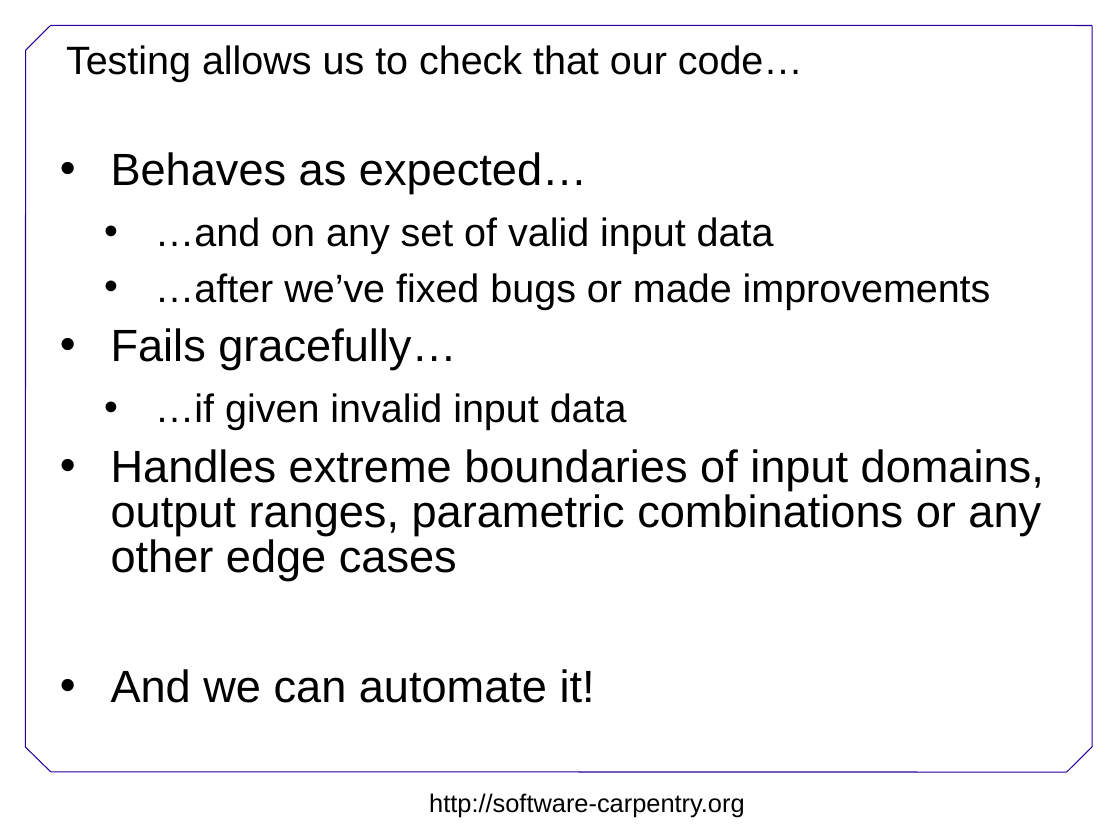
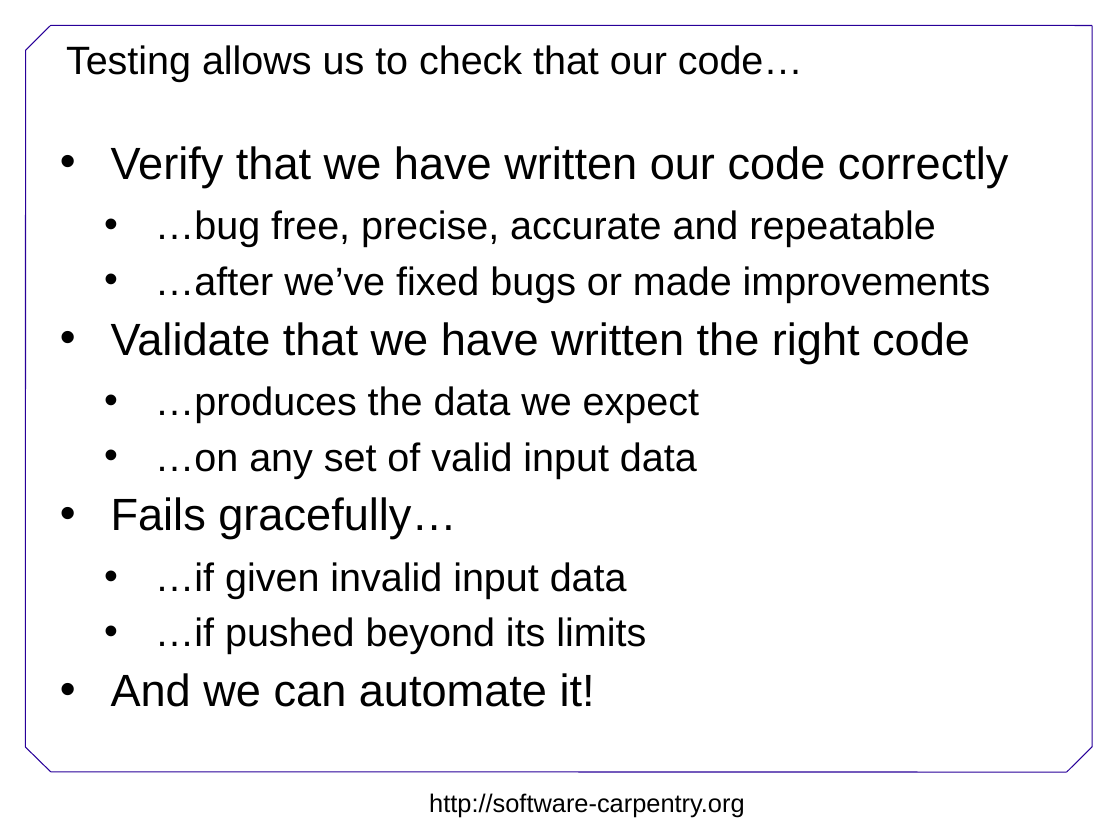
Before and after one commit to swcarpentry/DEPRECATED-boot-camps, a slide deck: slide 4 of testing/Testing.ppt. Drawn at 1120x840 pixels with LibreOffice and Linux fonts; fonts in the diff are those of the drawing; background and template pictures are left out. Boxes give left, top, right and bottom in pixels: in the first picture for what was removed or moved away, otherwise in the second. Text is boxed around its words. In the diff, an @@ line names an element or a change of style, - is before the commit and + after.

Commit message:
Added Verification and Validation

```diff
--- a/testing/Testing.ppt
+++ b/testing/Testing.ppt
@@ text at (x1=111, y1=146, x2=1009, y2=247): text changed; size 28 to 32 pt @@
-• Behaves as expected…
-  • …and on any set of valid input data
+• Verify that we have written our code correctly
+  • …bug free, precise, accurate and repeatable
@@ text at (x1=111, y1=322, x2=970, y2=478): paragraphs added @@
+• Validate that we have written the right code
+  • …produces the data we expect
+  • …on any set of valid input data
@@ text at (x1=155, y1=617, x2=646, y2=654): text changed; size 32 to 28 pt @@
-• Handles extreme boundaries of input domains, output ranges, parametric combinations or any other edge cases
+  • …if pushed beyond its limits
```
Also in this commit, not shown: 1 other file.
